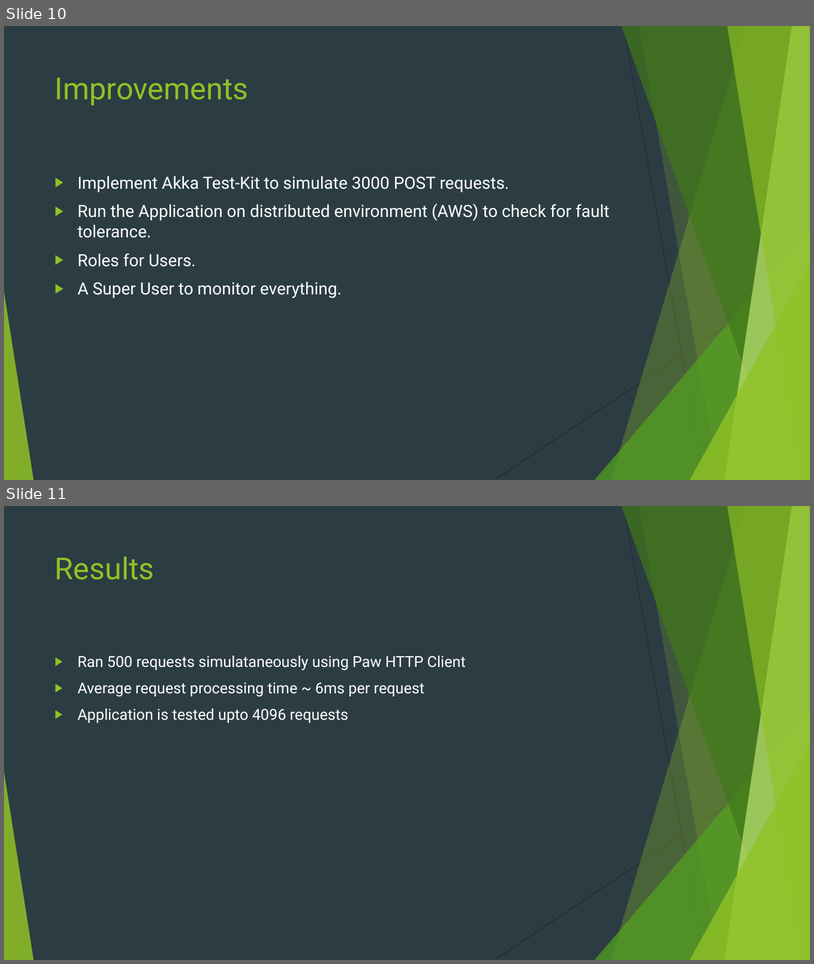
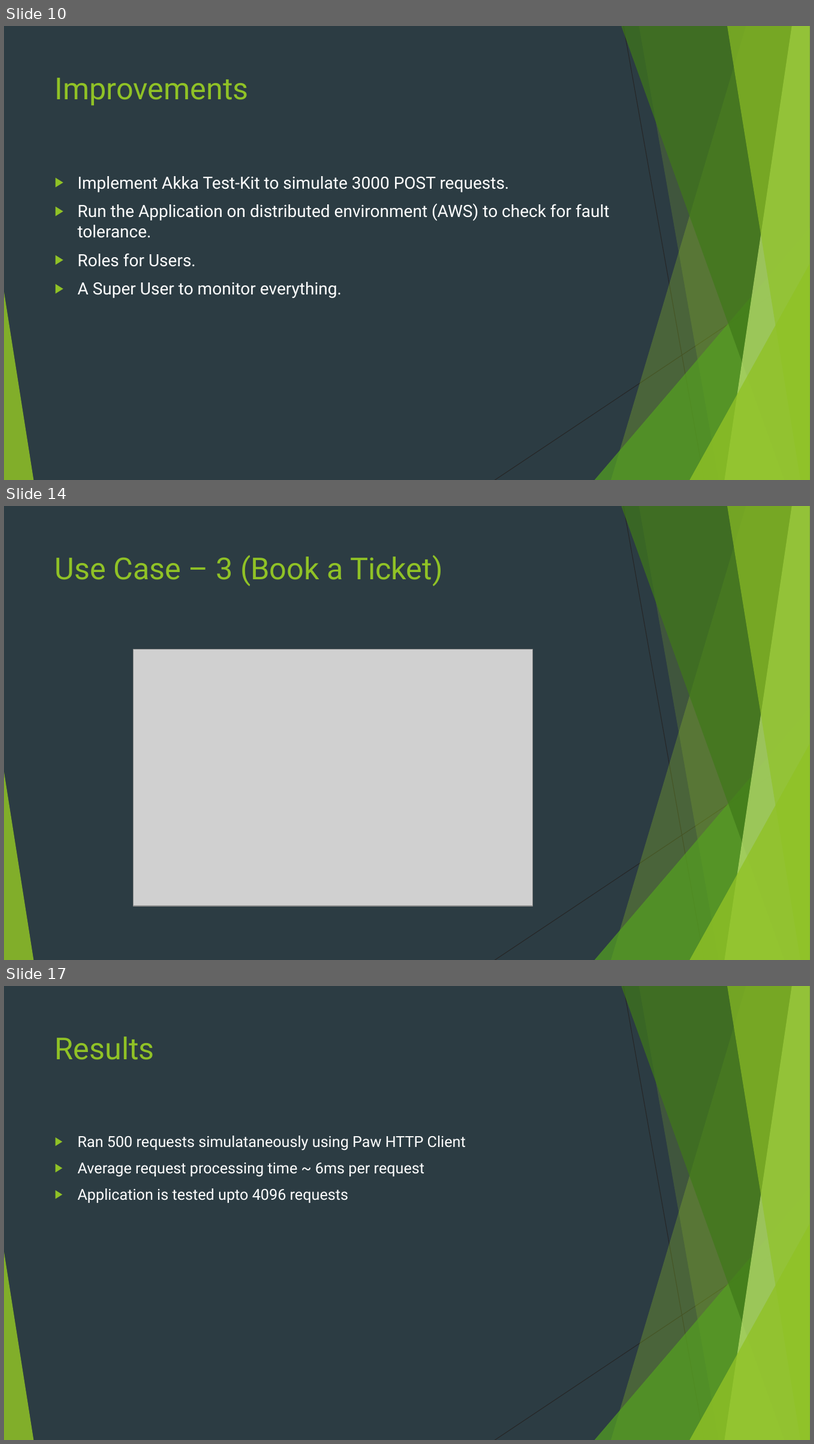
Before and after one commit to smelugiri/scalaproj, a slide deck: Ticket-Agency-Final.pptx. Shown one above the other, each under a label of ours: slides 10 and 11 before the commit, slides 10, 14 and 17 after it; the slides between them are not shown. The pictures are 814x964 and 814x1444 pixels, drawn with LibreOffice and Linux fonts; fonts in the diff are those of the drawing; grey boxes stand for pictures. Boxes give left, top, right and bottom in pixels: in the first picture for what was removed or moved away, otherwise in the second. Text is boxed around its words. In the diff, an @@ line names an element or a change of style, - is before the commit and + after.

```diff
--- a/Ticket-Agency-Final.pptx
+++ b/Ticket-Agency-Final.pptx
@@ slide 14 added at (x1=4, y1=506, x2=810, y2=960), background #2C3C43; not listed: 10 template elements that a slide beside it also shows @@
@@ title added at (x1=55, y1=555, x2=443, y2=586), 36 pt, text #90C226 @@
+Use Case – 3 (Book a Ticket)
@@ picture added at (x1=134, y1=649, x2=533, y2=905) @@
@@ what was slide 11 is now slide 17 @@
```
Also in this commit, not shown: 5 other slides added.
